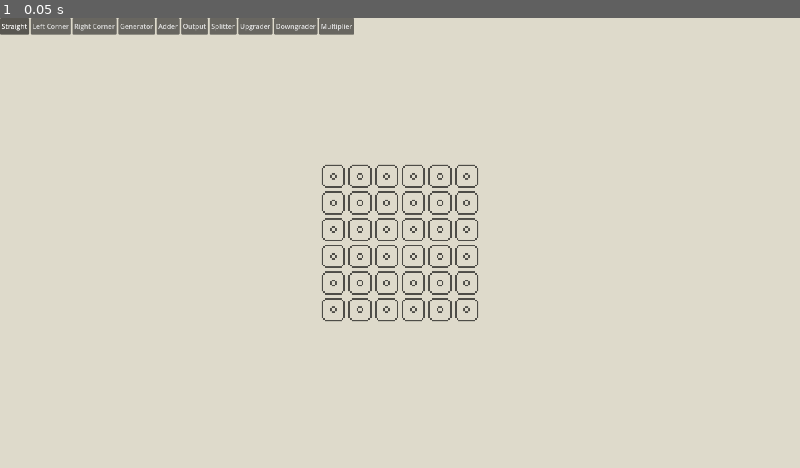
Above: before the commit, frame 1.
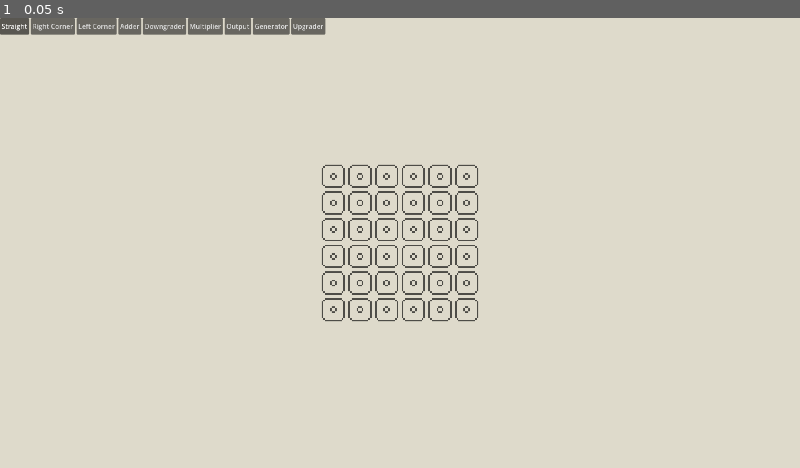
Above: after the commit, the same moment.

Repository: jackgusler/tessera
Game: Godot game, scene res://scenes/Main.tscn
The game is run twice, just before and just after one commit, with the same random seed, the same clock (stepped at 60 frames per second) and the same inputs.
Inputs:
- Up to frame 1 (0.05 s): no input

The runs differ from the first frame. In frame 1, 0.4% of the frame differs, in the area x 4-45%, y 0-4%.

Commit message:
Auto-backup: 2026-07-24 20:31:32

Diff:
--- a/scenes/Main.tscn
+++ b/scenes/Main.tscn
@@ -1,23 +1,13 @@
 [gd_scene format=4 uid="uid://d2oxca3mm1nrh"]
 
 [ext_resource type="Script" uid="uid://73uqnoyr2t8v" path="res://scripts/main.gd" id="1_o5qli"]
-[ext_resource type="Script" uid="uid://dayrljv6d8x52" path="res://scenes/hotbar.gd" id="2_85g3d"]
+[ext_resource type="Script" uid="uid://dayrljv6d8x52" path="res://scripts/hotbar.gd" id="2_85g3d"]
 [ext_resource type="Texture2D" uid="uid://slq7rm6lh54p" path="res://assets/grid.png" id="2_tbgi4"]
 [ext_resource type="Script" uid="uid://fnhi5giev3ah" path="res://scripts/gridContainer.gd" id="2_tefeu"]
-[ext_resource type="Script" uid="uid://c1lwj6joykwhp" path="res://scripts/tile_type.gd" id="3_tipki"]
-[ext_resource type="Resource" uid="uid://bswko1c7yfoe" path="res://types/tiles/belt/straight.tres" id="4_85g3d"]
-[ext_resource type="Resource" uid="uid://fkh1spgsp3hh" path="res://types/tiles/belt/corner_left.tres" id="5_choun"]
-[ext_resource type="Resource" uid="uid://bqsxsq4p2eira" path="res://types/tiles/belt/corner_right.tres" id="6_ya4ey"]
-[ext_resource type="Resource" uid="uid://76eonk5qulcb" path="res://types/tiles/source/generator.tres" id="8_choun"]
-[ext_resource type="Resource" uid="uid://cluh3q7y36kdd" path="res://types/tiles/adder/adder.tres" id="9_dp3eg"]
-[ext_resource type="Resource" uid="uid://wkfdd6p767ul" path="res://types/tiles/sink/output.tres" id="10_0ld40"]
+[ext_resource type="Resource" uid="uid://b62jnwc6tbyo" path="res://types/tiles/tile_database.tres" id="4_tipki"]
 [ext_resource type="Texture2D" uid="uid://b8gbc5bpbxn4c" path="res://assets/conveyor/corner.png" id="10_eb6dy"]
-[ext_resource type="Resource" uid="uid://d0ptb0mke0fq3" path="res://types/tiles/splitter/splitter.tres" id="11_gqmmt"]
 [ext_resource type="Texture2D" uid="uid://c64bup3t8bci6" path="res://assets/conveyor/straight.png" id="11_trceg"]
 [ext_resource type="Texture2D" uid="uid://dy82rkrc8xps8" path="res://assets/conveyor/corner_opposite.png" id="12_a8y0u"]
-[ext_resource type="Resource" uid="uid://c1hgw7615kk5r" path="res://types/tiles/upgrader/upgrader.tres" id="12_yc10j"]
-[ext_resource type="Resource" uid="uid://bhi4vejlu2esf" path="res://types/tiles/downgrader/downgrader.tres" id="13_jscy8"]
-[ext_resource type="Resource" uid="uid://c0wtf88ava41d" path="res://types/tiles/multiplier/multiplier.tres" id="14_pm3ni"]
 
 [sub_resource type="TileSetAtlasSource" id="TileSetAtlasSource_85g3d"]
 texture = ExtResource("2_tbgi4")
@@ -110,7 +100,7 @@
 position = Vector2(960, 540)
 scale = Vector2(4, 4)
 script = ExtResource("2_tefeu")
-tile_types = Array[ExtResource("3_tipki")]([ExtResource("4_85g3d"), ExtResource("5_choun"), ExtResource("6_ya4ey"), ExtResource("8_choun"), ExtResource("9_dp3eg"), ExtResource("10_0ld40"), ExtResource("11_gqmmt"), ExtResource("12_yc10j"), ExtResource("13_jscy8"), ExtResource("14_pm3ni")])
+database = ExtResource("4_tipki")
 
 [node name="ColorRect" type="ColorRect" parent="GridContainer" unique_id=839329519]
 custom_minimum_size = Vector2(480, 270)
--- a/scripts/gridContainer.gd
+++ b/scripts/gridContainer.gd
@@ -5,10 +5,10 @@
 @onready var placeable: TileMapLayer = $Placeable
 @onready var preview: TileMapLayer = $Preview
 
+@export var database: TileDatabase
 @export var grid_width: int = 6
 @export var grid_height: int = 6
 @export var cell_size: int = 16
-@export var tile_types: Array[TileType]
 var current_type_index: int = 0
 var current_rotation: int = 0   # 0..3
 
@@ -114,7 +114,7 @@
 		_: return 0
 
 func current_type() -> TileType:
-	return tile_types[current_type_index]
+	return database.types[current_type_index]
 
 func _cell_under_mouse() -> Vector2i:
 	return map_to_board(placeable.local_to_map(placeable.get_local_mouse_position()))
--- a/scenes/hotbar.gd
+++ b/scripts/hotbar.gd
@@ -4,8 +4,8 @@
 
 func _ready() -> void:
 	var group := ButtonGroup.new()
-	for i in board.tile_types.size():
-		var type := board.tile_types[i]
+	for i in board.database.types.size():
+		var type := board.database.types[i]
 		var btn := Button.new()
 		btn.text = type.display_name
 		btn.toggle_mode = true
--- a/types/items/items/item_1.tres
+++ b/types/items/items/item_1.tres
@@ -1,6 +1,6 @@
 [gd_resource type="Resource" script_class="ItemType" format=3 uid="uid://quwupa05ywmr"]
 
-[ext_resource type="Script" uid="uid://e7nnl8k6qdga" path="res://item_type.gd" id="1_1jeic"]
+[ext_resource type="Script" uid="uid://e7nnl8k6qdga" path="res://scripts/item_type.gd" id="1_1jeic"]
 [ext_resource type="Texture2D" uid="uid://dpg2o5vs32j25" path="res://assets/item_1_tier_1.png" id="2_f1axj"]
 [ext_resource type="Texture2D" uid="uid://csukgjyebf10j" path="res://assets/item_1_tier_2.png" id="3_grjn4"]
 
--- a/types/tiles/tile_database.tres
+++ b/types/tiles/tile_database.tres
@@ -1,6 +1,6 @@
 [gd_resource type="Resource" script_class="TileDatabase" format=3 uid="uid://b62jnwc6tbyo"]
 
-[ext_resource type="Script" uid="uid://boh722hjjs6o5" path="res://tile_database.gd" id="1_hpb73"]
+[ext_resource type="Script" uid="uid://boh722hjjs6o5" path="res://scripts/tile_database.gd" id="1_hpb73"]
 [ext_resource type="Script" uid="uid://c1lwj6joykwhp" path="res://scripts/tile_type.gd" id="2_den46"]
 [ext_resource type="Resource" uid="uid://bswko1c7yfoe" path="res://types/tiles/belt/straight.tres" id="3_la7y0"]
 [ext_resource type="Resource" uid="uid://bqsxsq4p2eira" path="res://types/tiles/belt/corner_right.tres" id="4_e3p16"]
Renamed: scenes/hotbar.gd.uid -> scripts/hotbar.gd.uid
Renamed: item.gd -> scripts/item.gd
Renamed: item.gd.uid -> scripts/item.gd.uid
Renamed: item_type.gd -> scripts/item_type.gd
Renamed: item_type.gd.uid -> scripts/item_type.gd.uid
Renamed: tile_database.gd -> scripts/tile_database.gd
Renamed: tile_database.gd.uid -> scripts/tile_database.gd.uid
